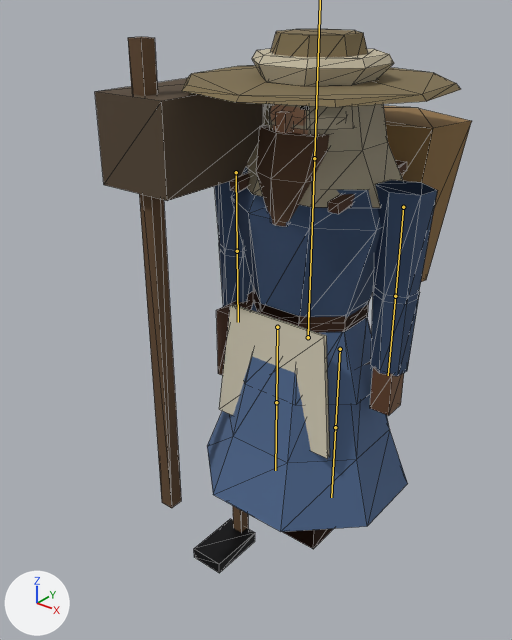
An edit to the glTF model game/assets/modelle/figur_zwerg.glb, drawn before and after from the same camera.
The view is the same before and after, from a 50 mm camera at (1.048, -1.556, 1.544) aimed at (-0.167, -0.039, 0.603). Every picture has the same lights, and +X, +Y and +Z are marked at lower left. The first picture is the older version. The bones that bend it are drawn over the model as lines. Mesh edges are drawn as thin lines.

Objects in the first picture: 'Barett', 'Buendel', 'Hacke', 'Haube', 'Kiepe', 'Koerper_Frau', 'Koerper_Mann', 'Schleier', 'Schuerze', 'Stab', 'Strohhut', 'Tasche'.
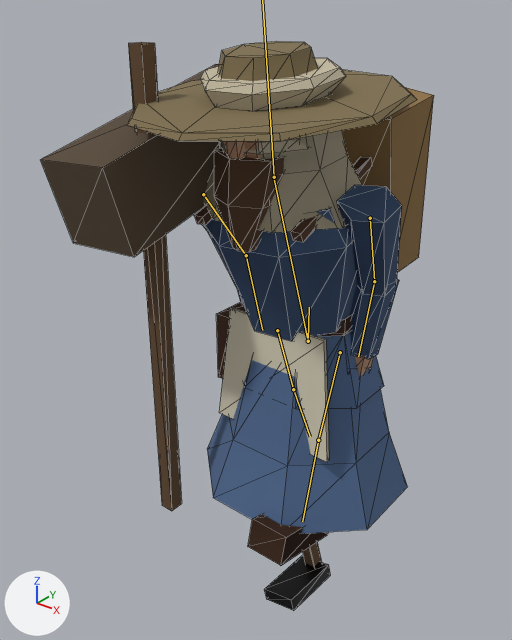
The newer file adds an action. The first version stands in its rest pose; the second is drawn at frame 9 of the action 'Ziehen'.

What differs and where, as boxes [x1, y1, x2, y2] in the pictures (512 x 640 px):
'Koerper_Mann', posed: before [214, 125, 438, 549]; after [194, 147, 402, 566]
'Koerper_Frau', posed: before [207, 104, 408, 532]; after [207, 141, 407, 534]
'Buendel', posed (7% wider, 56% taller): before [95, 78, 263, 201]; after [40, 64, 220, 257]
'Strohhut', posed (28% taller): before [182, 29, 461, 107]; after [127, 41, 417, 141]
'Kiepe', posed: before [230, 106, 472, 282]; after [195, 87, 434, 273]
'Stab', posed: before [128, 37, 181, 508]; after [128, 42, 182, 511]
'Schuerze', posed: before [219, 304, 330, 459]; after [219, 308, 329, 462]
'Barett', posed (42% taller): before [252, 49, 394, 86]; after [200, 58, 346, 111]
'Kapuze', posed (not visible before): after [203, 93, 362, 233]
'Hacke', posed: before [194, 506, 255, 573]; after [264, 542, 331, 611]
'Tasche', posed: before [216, 291, 253, 376]; after [216, 302, 247, 379]
bone 'Wurzel', root to tip: before (308, 337) to (309, 303); after (308, 341) to (309, 307)
bone 'Oberschenkel_L', root to tip: before (340, 349) to (335, 427); after (340, 352) to (318, 440)
bone 'Unterschenkel_L', root to tip: before (335, 427) to (331, 497); after (318, 440) to (302, 521)
bone 'Oberschenkel_R', root to tip: before (277, 327) to (276, 402); after (277, 330) to (293, 389)
bone 'Unterschenkel_R', root to tip: before (276, 402) to (275, 470); after (293, 389) to (310, 436)
bone 'Ruecken', root to tip: before (308, 337) to (314, 160); after (308, 341) to (274, 179)
bone 'Oberarm_L', root to tip: before (403, 207) to (395, 296); after (370, 218) to (374, 281)
bone 'Unterarm_L', root to tip: before (395, 296) to (388, 375); after (374, 281) to (358, 356)
bone 'Oberarm_R', root to tip: before (236, 172) to (237, 251); after (203, 194) to (246, 255)
bone 'Unterarm_R', root to tip: before (237, 251) to (238, 322); after (246, 255) to (262, 330)

Edits to the bpy script that builds the scene:
```text
Change bone_wurzel:
    where bone_wurzel = bpy.data.objects['Skelett'].pose.bones['Wurzel']
    bone_wurzel.location: (0.0, 0.0, 0.0) -> (0.0, -0.012, 0.0)
Change bone_oberschenkel_l:
    where bone_oberschenkel_l = bpy.data.objects['Skelett'].pose.bones['Oberschenkel_L']  # child of 'Wurzel'
    bone_oberschenkel_l.rotation_quaternion: (1.0, 0.0, 0.0, 0.0) -> (0.985, -0.173, 0.0, 0.0)  # degrees (0, 0, 0) -> degrees (-20, 0, 0)
Change bone_unterschenkel_l:
    where bone_unterschenkel_l = bpy.data.objects['Skelett'].pose.bones['Unterschenkel_L']  # child of 'Oberschenkel_L'
    bone_unterschenkel_l.rotation_quaternion: (1.0, 0.0, 0.0, 0.0) -> (0.999, 0.05, 0.0, 0.0)  # degrees (0, 0, 0) -> degrees (6, 0, 0)
Change bone_oberschenkel_r:
    where bone_oberschenkel_r = bpy.data.objects['Skelett'].pose.bones['Oberschenkel_R']  # child of 'Wurzel'
    bone_oberschenkel_r.rotation_quaternion: (1.0, 0.0, 0.0, 0.0) -> (0.985, 0.173, 0.0, 0.0)  # degrees (0, 0, 0) -> degrees (20, 0, 0)
Change bone_unterschenkel_r:
    where bone_unterschenkel_r = bpy.data.objects['Skelett'].pose.bones['Unterschenkel_R']  # child of 'Oberschenkel_R'
    bone_unterschenkel_r.rotation_quaternion: (1.0, 0.0, 0.0, 0.0) -> (0.999, 0.035, 0.0, 0.0)  # degrees (0, 0, 0) -> degrees (4, 0, 0)
Change bone_ruecken:
    where bone_ruecken = bpy.data.objects['Skelett'].pose.bones['Ruecken']  # child of 'Wurzel'
    bone_ruecken.rotation_quaternion: (1.0, 0.0, 0.0, 0.0) -> (0.992, 0.122, 0.004, 0.035)  # degrees (0, 0, 0) -> degrees (14, 0, 4)
Change bone_kopf:
    where bone_kopf = bpy.data.objects['Skelett'].pose.bones['Kopf']  # child of 'Ruecken'
    bone_kopf.rotation_quaternion: (1.0, 0.0, 0.0, 0.0) -> (0.997, -0.073, 0.002, -0.026)  # degrees (0, 0, 0) -> degrees (-8, 0, -3)
Change bone_oberarm_l:
    where bone_oberarm_l = bpy.data.objects['Skelett'].pose.bones['Oberarm_L']  # child of 'Ruecken'
    bone_oberarm_l.rotation_quaternion: (1.0, 0.0, 0.0, 0.0) -> (-0.987, -0.121, -0.013, -0.104)  # degrees (0, 0, 0) -> degrees (14, 0, 12)
Change bone_unterarm_l:
    where bone_unterarm_l = bpy.data.objects['Skelett'].pose.bones['Unterarm_L']  # child of 'Oberarm_L'
    bone_unterarm_l.rotation_quaternion: (1.0, 0.0, 0.0, 0.0) -> (0.97, -0.242, 0.0, 0.0)  # degrees (0, 0, 0) -> degrees (-28, 0, 0)
Change bone_oberarm_r:
    where bone_oberarm_r = bpy.data.objects['Skelett'].pose.bones['Oberarm_R']  # child of 'Ruecken'
    bone_oberarm_r.rotation_quaternion: (1.0, 0.0, 0.0, 0.0) -> (-0.987, -0.121, 0.013, 0.104)  # degrees (0, 0, 0) -> degrees (14, 0, -12)
Change bone_unterarm_r:
    where bone_unterarm_r = bpy.data.objects['Skelett'].pose.bones['Unterarm_R']  # child of 'Oberarm_R'
    bone_unterarm_r.rotation_quaternion: (1.0, 0.0, 0.0, 0.0) -> (0.97, -0.242, 0.0, 0.0)  # degrees (0, 0, 0) -> degrees (-28, 0, 0)
```
